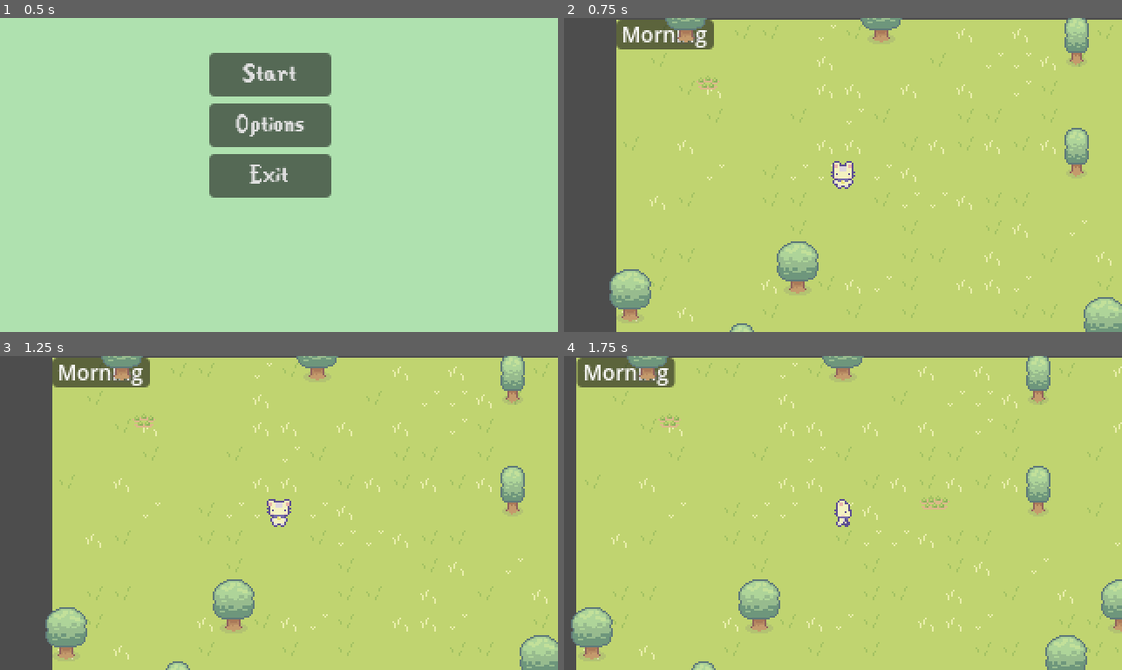
Above: before the commit, frames 1-4 (two rows, left to right).
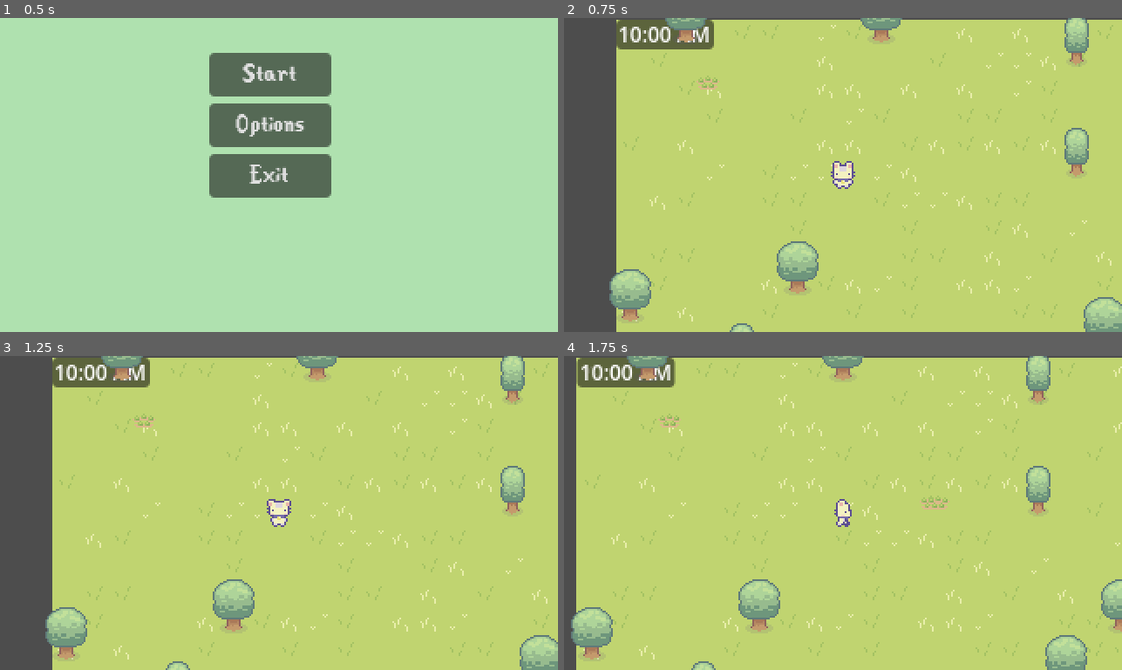
Above: after the commit, the same moments.

Repository: egd3025/everbloom
Game: Godot game, scene res://start_menu.tscn
The game is run twice, just before and just after one commit, with the same random seed, the same clock (stepped at 60 frames per second) and the same inputs.
Inputs (mouse positions are in pixels of both pictures, inside the frame that each line leads up to):
- Up to frame 1 (0.5 s): no input
- Up to frame 2 (0.75 s): click "Start" at 0.5 s
- Up to frame 3 (1.25 s): no input
- Up to frame 4 (1.75 s): move the mouse to (965, 497) at 1.27 s; hold Right (ui_right) from 1.28 s (still down); click (965, 497) at 1.35 s

Frame 1 is identical in both runs. In frame 2, 0.5% of the frame differs, in the area x 10-26%, y 2-10%; in frame 3, 0.5%; in frame 4, 0.5%.

Commit message:
Simplified changes made to the TimeOfDay Timer
I could not retrieve my original TimeClock branch's code so I created a new branch and simplified the changes I was making to the rest of the code.

Diff:
--- /dev/null
+++ b/EverBloom/World/Panel.gd
@@ -0,0 +1,30 @@
+extends Panel
+
+var time_index = 0
+var times = ["10:00 AM", "12:00 PM", "02:00 PM", "04:00 PM", "06:00 PM"]
+var time_accumulator = 0
+# Every int is = to a second
+# *** After demonstration, change to 120 to simulate 2 minutes in seconds *** #
+var update_interval = 20  # 2 minutes in seconds
+var DayCycle_Label: Label
+
+func _ready():
+	# Initialize DayCycle_Label
+	DayCycle_Label = $DayCycle_Label
+	# Set initial time to 10:00 AM
+	DayCycle_Label.text = times[time_index]
+
+func _process(delta):
+	# Accumulate time
+	time_accumulator += delta
+
+	# Check if it's time to update the label
+	if time_accumulator >= update_interval:
+		# Reset time accumulator
+		time_accumulator = 0
+
+		# Update time index
+		time_index = (time_index + 1) % times.size()
+
+		# Update the label text
+		DayCycle_Label.text = times[time_index]
--- a/EverBloom/World/world.tscn
+++ b/EverBloom/World/world.tscn
@@ -7,7 +7,7 @@
 [ext_resource type="Texture2D" uid="uid://br34h1te2q78s" path="res://cup_noodle/Basic Charakter Spritesheet.png" id="4_h38wm"]
 [ext_resource type="Resource" uid="uid://dsa4i547iaexd" path="res://Inventory/player_inv.tres" id="5_bvxdf"]
 [ext_resource type="PackedScene" uid="uid://byhgnas87o1gb" path="res://Plants/Plant.tscn" id="6_sfo2u"]
-[ext_resource type="Script" path="res://World/DayTimer.gd" id="7_qxuh3"]
+[ext_resource type="Script" path="res://World/Panel.gd" id="8_mk3i5"]
 
 [sub_resource type="CapsuleShape2D" id="CapsuleShape2D_cplsi"]
 radius = 4.0
@@ -171,7 +171,7 @@
 [node name="Panel" type="Panel" parent="."]
 offset_right = 56.0
 offset_bottom = 17.0
-script = ExtResource("7_qxuh3")
+script = ExtResource("8_mk3i5")
 
 [node name="DayCycle_Label" type="Label" parent="Panel"]
 layout_mode = 0
@@ -181,9 +181,3 @@
 text = "Morning"
 horizontal_alignment = 1
 vertical_alignment = 1
-
-[node name="Timer" type="Timer" parent="Panel"]
-wait_time = 10.0
-autostart = true
-
-[connection signal="timeout" from="Panel/Timer" to="Panel" method="_on_timer_timeout"]
